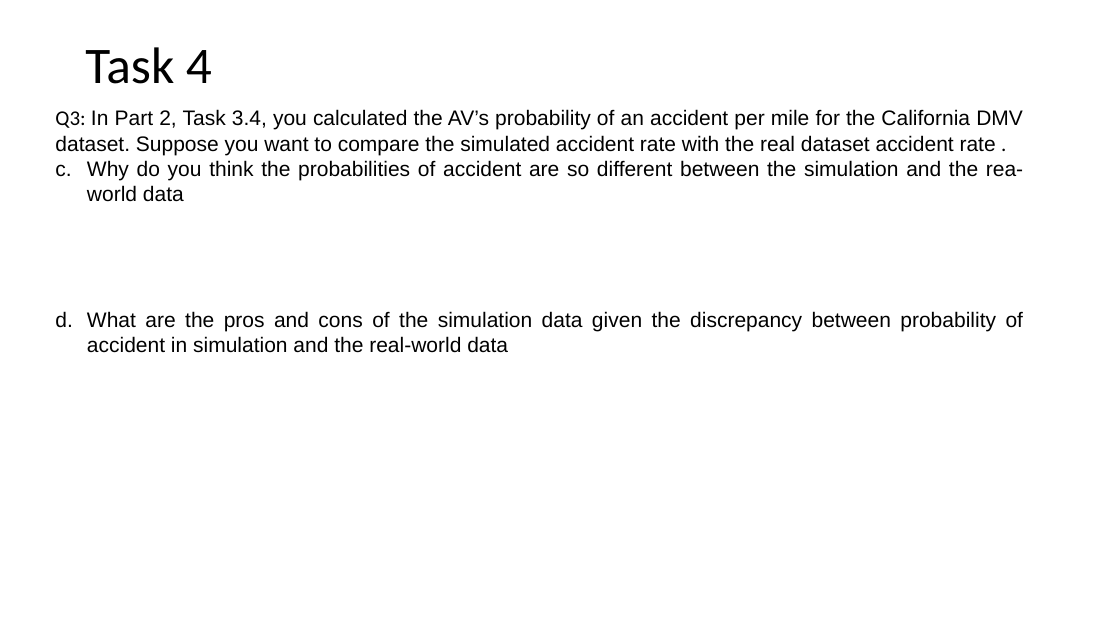
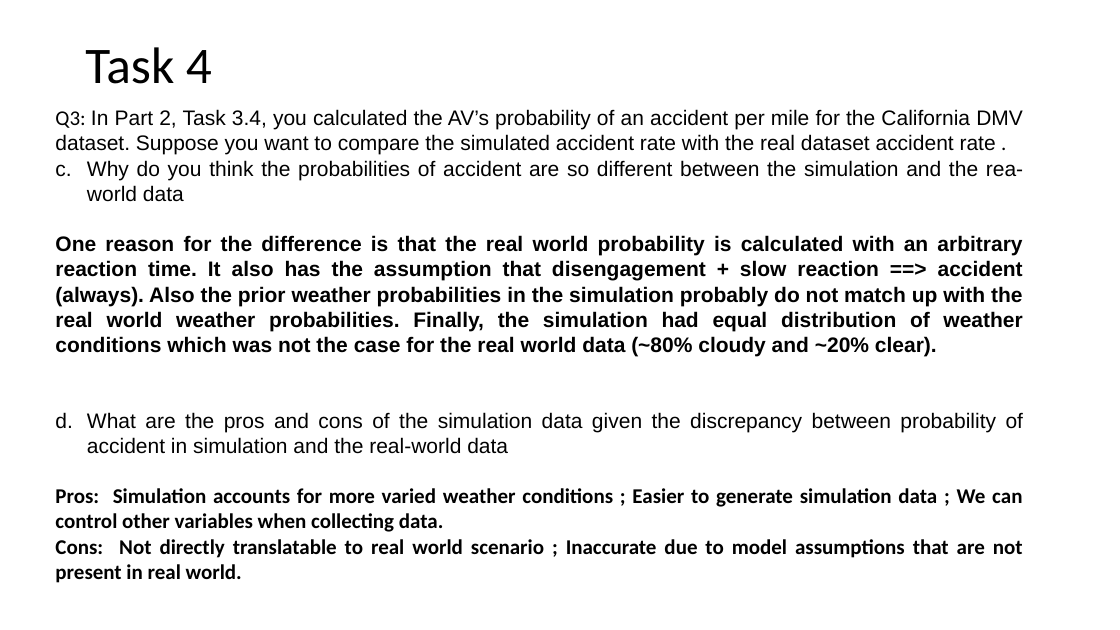
Before and after one commit to mrojaspell/MP1, a slide deck: slide 5 of Powerpoints/mp1_part_3_powerpoint.pptx. Drawn at 1120x630 pixels with LibreOffice and Linux fonts; fonts in the diff are those of the drawing. Boxes give left, top, right and bottom in pixels: in the first picture for what was removed or moved away, otherwise in the second. Text is boxed around its words. In the diff, an @@ line names an element or a change of style, - is before the commit and + after.

```diff
--- a/Powerpoints/mp1_part_3_powerpoint.pptx
+++ b/Powerpoints/mp1_part_3_powerpoint.pptx
@@ text at bbox=[55, 235, 1023, 357]: paragraph added @@
+One reason for the difference is that the real world probability is calculated with an arbitrary reaction time. It also has the assumption that disengagement + slow reaction ==> accident (always). Also the prior weather probabilities in the simulation probably do not match up with the real world weather probabilities. Finally, the simulation had equal distribution of weather conditions which was not the case for the real world data (~80% cloudy and ~20% clear).
@@ text at bbox=[55, 488, 1023, 583]: paragraphs added @@
+Pros: Simulation accounts for more varied weather conditions ; Easier to generate simulation data ; We can control other variables when collecting data.
+Cons: Not directly translatable to real world scenario ; Inaccurate due to model assumptions that are not present in real world.
```
Also in this commit, not shown: 5 other slides changed, 1 other file.
